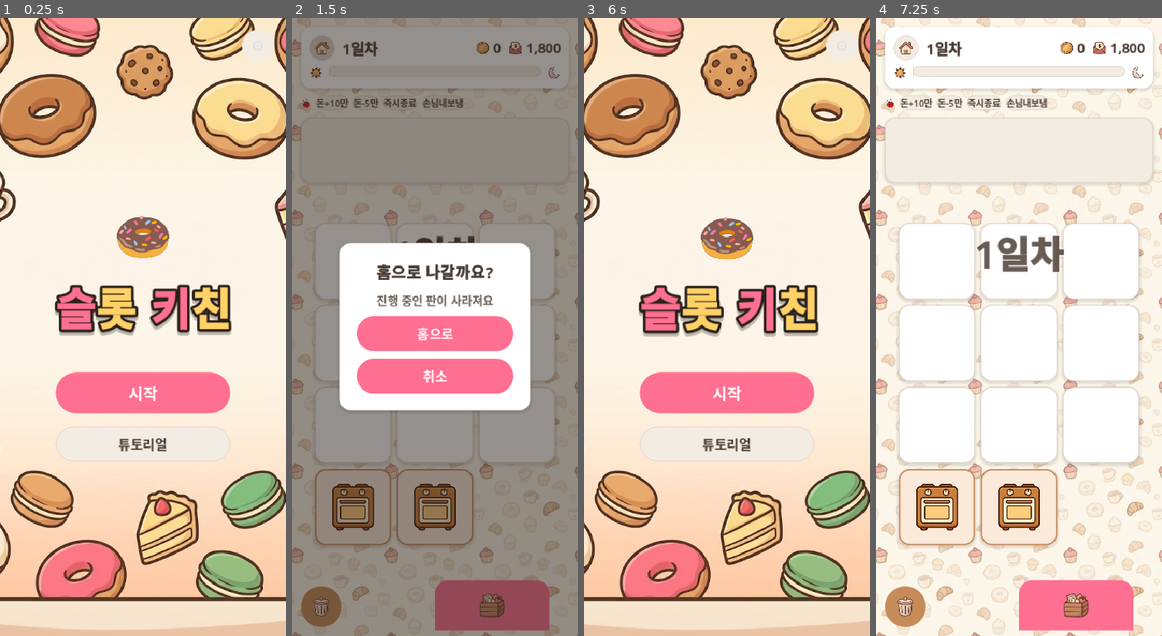
Above: before the commit, frames 1-4 (left to right).
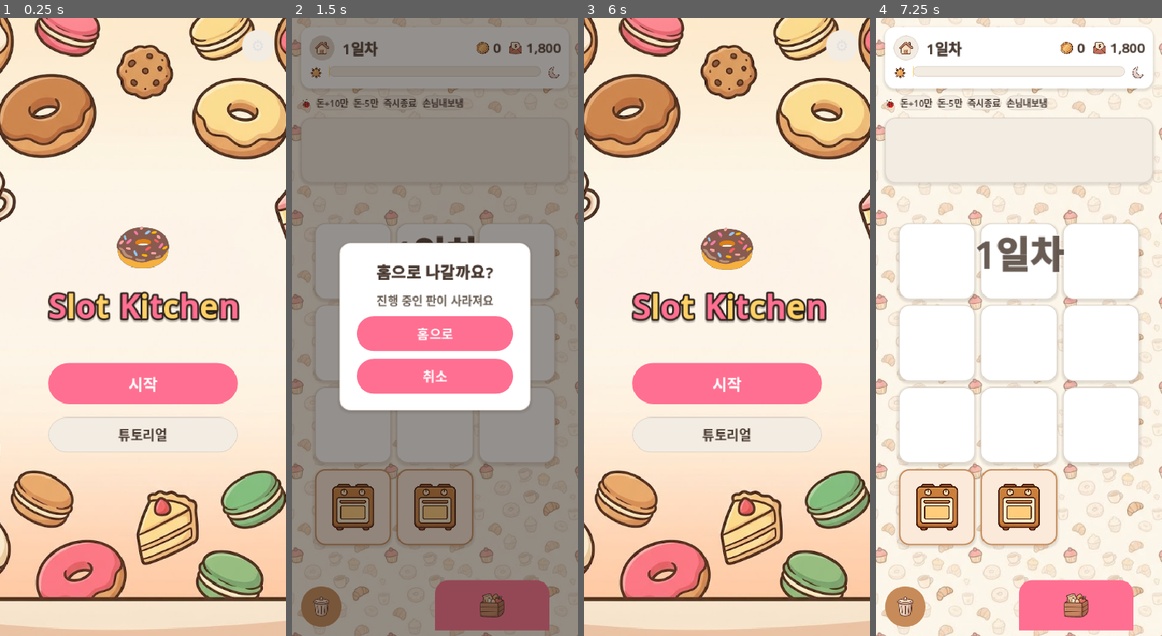
Above: after the commit, the same moments.

Repository: yellyB/game-slot-kitchen
Game: Godot game, scene res://scenes/Main.tscn
Same seed, same stepped clock (60 frames per second), same inputs: the game is played once before the commit and once after it. Sound files missing from this copy of the repository are replaced by a short silence.
Inputs (mouse positions are in pixels of both pictures, inside the frame that each line leads up to):
- Up to frame 1 (0.25 s): no input
- Up to frame 2 (1.5 s): click "시작" at 0.5 s; click (323, 48) at 1.25 s
- Up to frame 3 (6 s): click "돈+10만" at 2 s; click "돈-5만" at 2.75 s; click "손님내보냄" at 3.5 s; click (612, 605) at 4.27 s; click (784, 605) at 5 s; click "홈으로" at 5.75 s
- Up to frame 4 (7.25 s): click "시작" at 6.5 s

The runs differ from the first frame. In frame 1, 8.3% of the frame differs, in the area x 16-84%, y 32-72%; in frame 2, nothing differs; in frame 3, 8.4%, in the area x 16-85%, y 32-72%; in frame 4, nothing differs.

Commit message:
타이틀 영어 로고 고정: 'Slot Kitchen' + 글자수 맞춤 자동 크기(외곽선·그림자 비례)
언어 연동은 제거하고 타이틀만 영어로 고정. 버튼 등 나머지 UI는 언어 설정을 따름.

Co-Authored-By: Claude Opus 4.8 (1M context) <noreply@anthropic.com>

Diff:
--- a/scripts/title_screen.gd
+++ b/scripts/title_screen.gd
@@ -5,6 +5,8 @@
 
 signal start_pressed
 signal tutorial_pressed
+
+const TITLE_TEXT := "Slot Kitchen"   # 타이틀은 언어 무관 영어 로고로 고정
 
 var _start_btn: Button
 var _tut_btn: Button
@@ -42,8 +44,8 @@
 	v.add_child(logo_wrap)
 	_bob(logo)
 
-	# 게임 타이틀 — 글자별 브랜드 컬러 + 진한 코코아 외곽선 + 부드러운 그림자로 로고화
-	var title := _make_title("슬롯 키친")
+	# 게임 타이틀 — 글자별 브랜드 컬러 + 진한 코코아 외곽선 + 그림자로 로고화(영어 고정)
+	var title := _make_title(TITLE_TEXT)
 	v.add_child(title)
 	_pulse(title)
 
@@ -101,32 +103,49 @@
 
 # 글자별 색 — 딸기핑크·크림옐로 교차(따뜻한 도넛 카페 톤). 공백은 건너뜀.
 const _TITLE_COLORS := [Palette.MAIN, Palette.ACCENT, Palette.MAIN, Palette.ACCENT]
+const _TITLE_MAX_W := 330.0   # 한 줄 최대 폭(px). 넘으면 폰트 자동 축소(영문 등 긴 제목 대응).
+const _TITLE_BASE := 58       # 기본 글자 크기(한글 4자 기준)
 
 ## 타이틀을 글자 단위 라벨로 쪼개 컬러/외곽선/그림자/기울기를 개별 부여 → 로고 느낌.
+## 글자가 많으면(영문 등) 한 줄에 맞게 폰트 크기를 자동 축소.
 func _make_title(text: String) -> HBoxContainer:
 	var row := HBoxContainer.new()
 	row.alignment = BoxContainer.ALIGNMENT_CENTER
 	row.add_theme_constant_override("separation", 1)
+	var size := _fit_size(text)
 	var idx := 0
 	for ch in text:
 		if ch == " ":
 			var gap := Control.new()
-			gap.custom_minimum_size = Vector2(18, 0)
+			gap.custom_minimum_size = Vector2(size * 0.32, 0)
 			row.add_child(gap)
 			continue
-		row.add_child(_glyph(ch, _TITLE_COLORS[idx % _TITLE_COLORS.size()], idx))
+		row.add_child(_glyph(ch, _TITLE_COLORS[idx % _TITLE_COLORS.size()], idx, size))
 		idx += 1
 	return row
 
+## 텍스트가 _TITLE_MAX_W 안에 한 줄로 들어가도록 글자 크기 산출(외곽선·자간 여유 포함).
+func _fit_size(text: String) -> int:
+	var visible := text.replace(" ", "").length()
+	var f := ThemeDB.fallback_font
+	var w := f.get_string_size(text, HORIZONTAL_ALIGNMENT_LEFT, -1, _TITLE_BASE).x
+	w += visible * (_TITLE_BASE * 0.18)   # 외곽선+자간 실효 폭 보정
+	var size := _TITLE_BASE
+	if w > _TITLE_MAX_W:
+		size = int(_TITLE_MAX_W / w * _TITLE_BASE)
+	return clampi(size, 26, _TITLE_BASE)
+
 ## 한 글자 라벨 — 굵게 + 진한 코코아 외곽선 + 아래 그림자 + 좌우로 살짝 기울임.
-func _glyph(ch: String, color: Color, idx: int) -> Label:
-	var l := UI.label(ch, 58, color, true)
-	l.add_theme_constant_override("outline_size", 14)
+## 외곽선·그림자는 글자 크기에 비례(작아져도 균형 유지).
+func _glyph(ch: String, color: Color, idx: int, size: int) -> Label:
+	var l := UI.label(ch, size, color, true)
+	var outline := maxi(6, int(size * 0.24))
+	l.add_theme_constant_override("outline_size", outline)
 	l.add_theme_color_override("font_outline_color", Palette.COCOA_900)
 	l.add_theme_color_override("font_shadow_color", Color(0.164, 0.129, 0.106, 0.28))
 	l.add_theme_constant_override("shadow_offset_x", 0)
-	l.add_theme_constant_override("shadow_offset_y", 5)
-	l.add_theme_constant_override("shadow_outline_size", 14)
+	l.add_theme_constant_override("shadow_offset_y", maxi(3, int(size * 0.09)))
+	l.add_theme_constant_override("shadow_outline_size", outline)
 	l.rotation_degrees = -5.0 if idx % 2 == 0 else 5.0
 	l.resized.connect(func(): l.pivot_offset = l.size * 0.5)   # 제자리 회전 위해 중앙 피벗
 	return l
